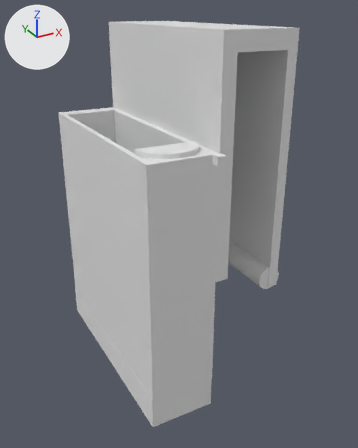
The Blender file holder/pre-support.blend: old version first, new version second.
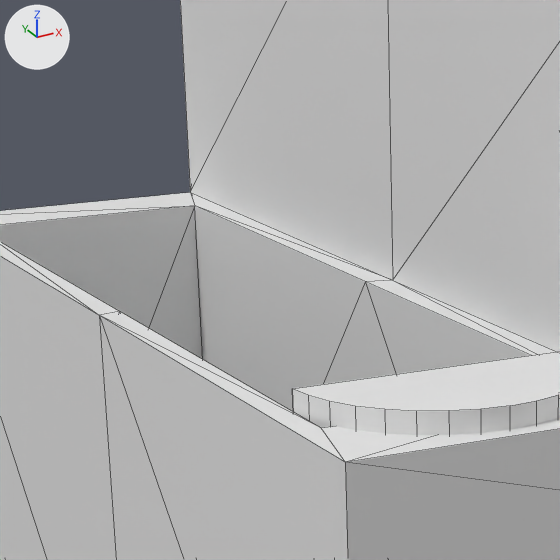
The first picture shows the older version from a 50 mm lens placed at (-81.2, -135.7, 113.5), pointed at (-13.0, -11.6, 51.4). The close-ups show both versions on the part from 20% to 54% of the width and 15% to 42% of the height of that picture; other places that the commit changed are outside them. Every picture has the same lights, and +X, +Y and +Z are marked at upper left. The close-ups show mesh edges as thin lines.

In view in the first close-up: 'Cylinder', 'Holder'.
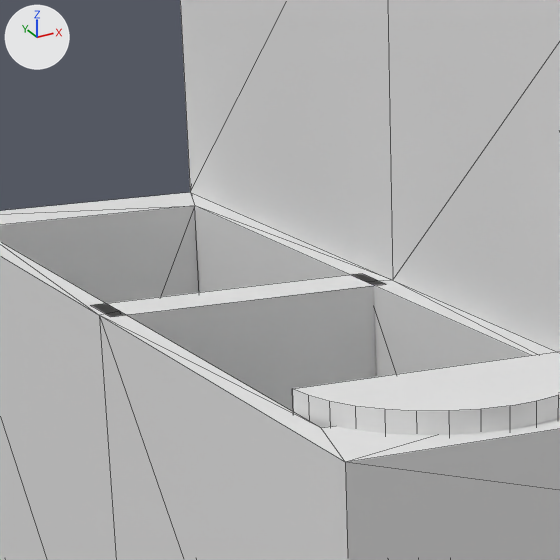
What differs and where, as boxes [x1, y1, x2, y2] in the close-ups (560 x 560 px):
'divider', shown
    after: [91, 274, 384, 412]

The change in detail:
Object 'divider' (ob_divider) is now shown.
